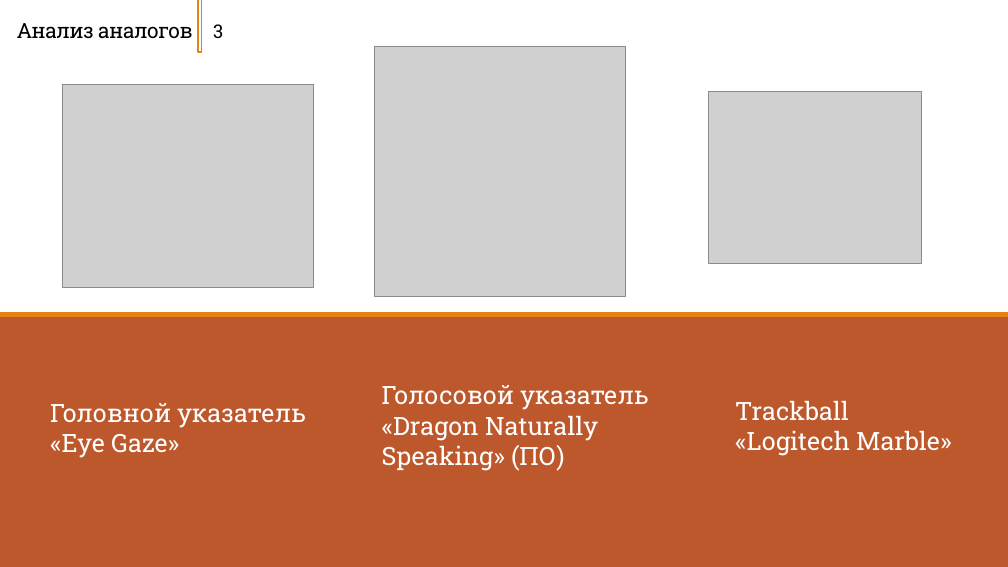
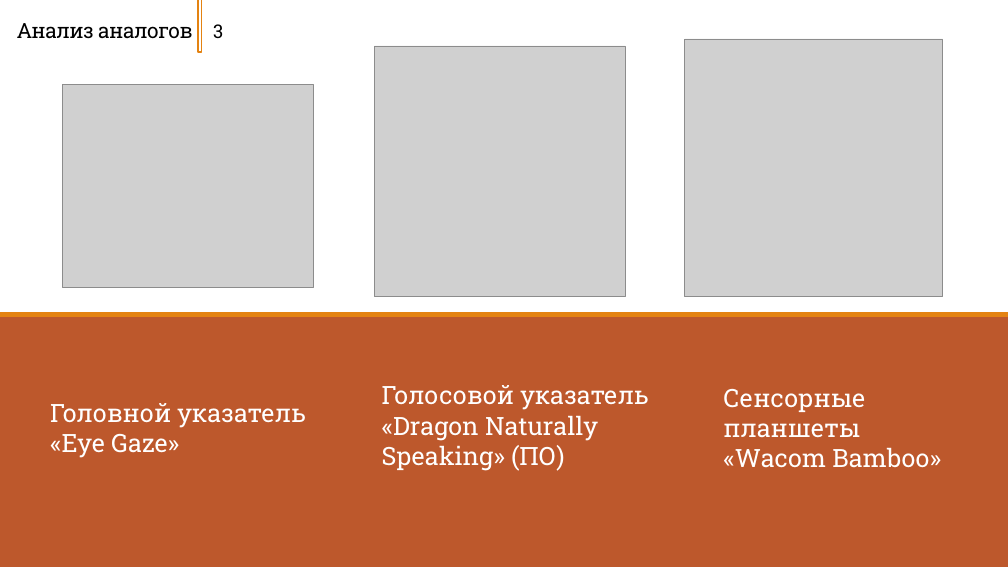
Before and after one commit to Zerocummer/Mmm-Yummers, a slide deck: slide 3 of Мышка для людей с ограниченной моторикой рук/Документы/Презентация о манипуляторе.pptx. Drawn at 1008x567 pixels with LibreOffice and Linux fonts; fonts in the diff are those of the drawing; grey boxes stand for pictures. Boxes give left, top, right and bottom in pixels: in the first picture for what was removed or moved away, otherwise in the second. Text is boxed around its words. In the diff, an @@ line names an element or a change of style, - is before the commit and + after.

```diff
--- a/Мышка для людей с ограниченной моторикой рук/Документы/Презентация о манипуляторе.pptx
+++ b/Мышка для людей с ограниченной моторикой рук/Документы/Презентация о манипуляторе.pptx
@@ picture: place and size @@
-picture at [709,91,922,263]
+picture at [685,39,943,296]
@@ text at [723,389,941,468]: text changed @@
-Trackball «Logitech Marble»
+Сенсорные планшеты «Wacom Bamboo»
```
Also in this commit, not shown: 6 other slides changed, 1 other file.
